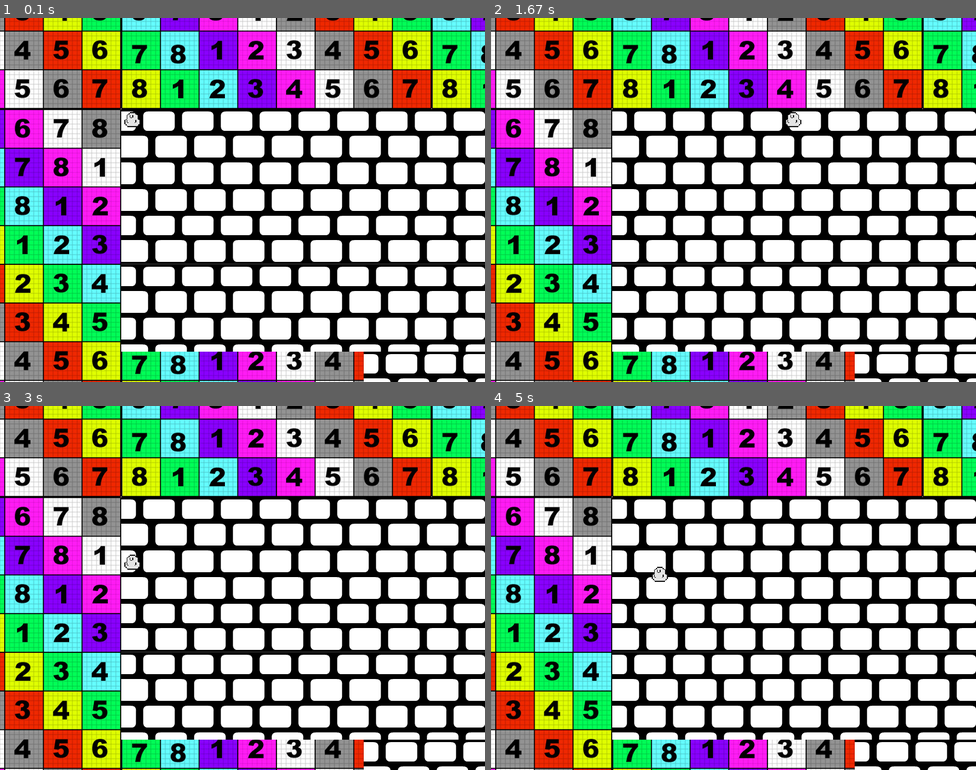
Above: before the commit, frames 1-4 (two rows, left to right).
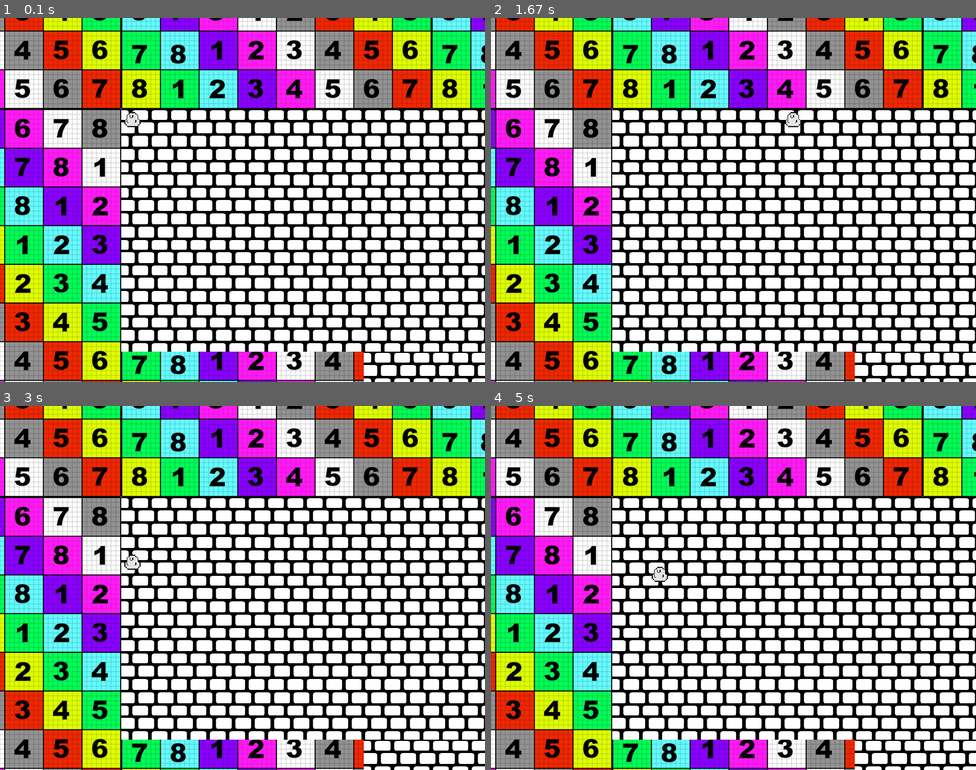
Above: after the commit, the same moments.

Repository: GGindin/Living_Hellscape
Game: pygame game, started from tutorials/test_jb/main.py
Same seed, same stepped clock (60 frames per second), same inputs: the game is played once before the commit and once after it.
Inputs:
- Up to frame 1 (0.1 s): no input
- Up to frame 2 (1.67 s): hold D 0.33-0.8 s; hold W 0.83-1.13 s; hold D 1.17-1.63 s
- Up to frame 3 (3 s): hold A 1.67-2.2 s; hold S 2.23-2.53 s; hold A 2.57-2.97 s
- Up to frame 4 (5 s): hold W 3-3.37 s; hold D 3.4-4.03 s; hold S 4.07-4.43 s; hold A 4.47-4.93 s; hold D from 4.97 s (still down)

The runs differ from the first frame. In frame 1, 21% of the frame differs, in the area x 25-100%, y 25-100%; in frame 2, 21%; in frame 3, 21%; in frame 4, 21%.

Commit message:
testing event structure

Diff:
--- /dev/null
+++ b/tutorials/event_test/eventtest.py
@@ -0,0 +1,30 @@
+import events
+
+#https://python-utilities.readthedocs.io/en/latest/events.html
+#https://pypi.org/project/Events/
+
+class EventHolder:
+    event = events.Events()
+
+class Sub:
+    def __init__(self, name):
+        self.name = name
+
+    def fire(self, other):
+        print(other.name + " function called")
+        print(self.name + " is firing")
+
+class Caller:
+    def __init__(self, name):
+        self.name = name
+
+    def someFunc(self):
+        EventHolder.event.on_change(self)
+
+
+sub = Sub("Subscriber")
+caller = Caller("Caller")
+
+EventHolder.event.on_change += sub.fire
+
+caller.someFunc()
--- a/tutorials/test_jb/main.py
+++ b/tutorials/test_jb/main.py
@@ -37,6 +37,7 @@
 
 #adding a room
 roomTextrueSurface = pygame.image.load('brick.png').convert_alpha()
+roomTextrueSurface = pygame.transform.scale_by(roomTextrueSurface, .5)
 room = Room(pygame.Vector2(0, 0), pygame.Vector2(200 * 4, 100 * 4), roomTextrueSurface)
 GameState.room = room
 GameState.rooms.append(room)
